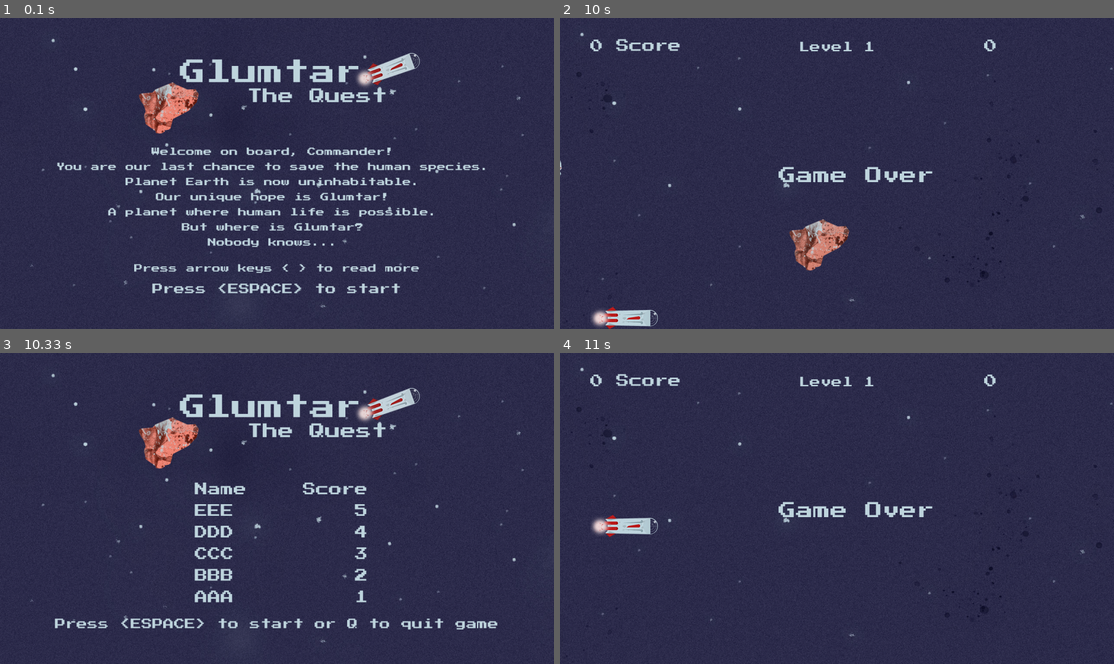
Above: before the commit, frames 1-4 (two rows, left to right).
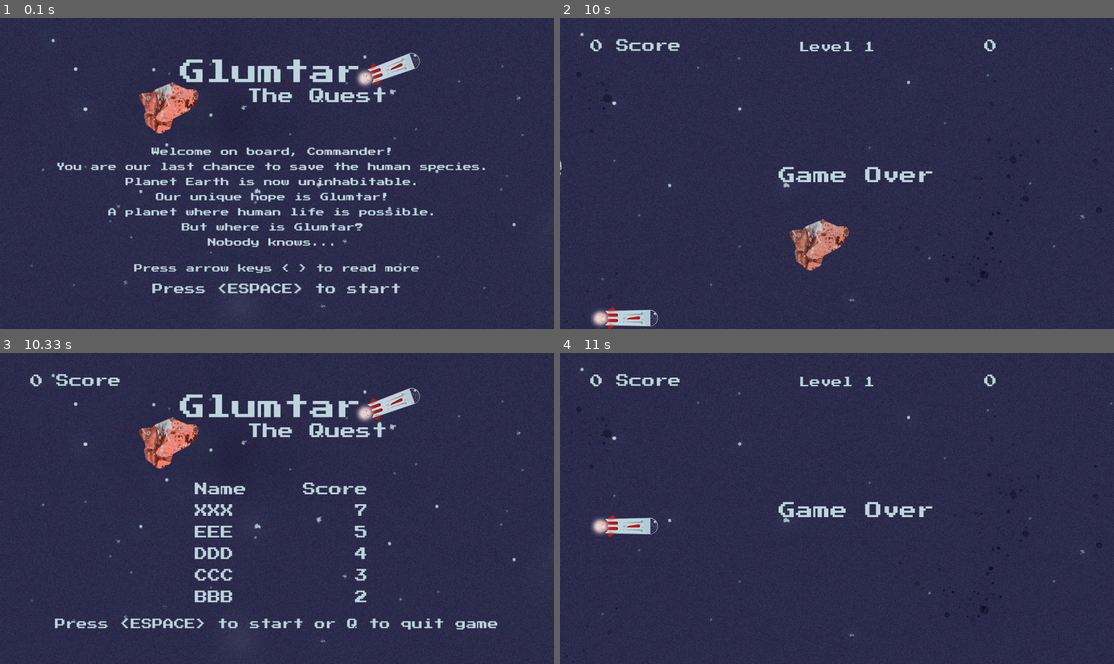
Above: after the commit, the same moments.

Repository: AdrianFSN/proyecto-final-pygame-quest
Game: pygame game, started from main.py
Same seed, same stepped clock (60 frames per second), same inputs: the game is played once before the commit and once after it.
Inputs:
- Up to frame 1 (0.1 s): no input
- Up to frame 2 (10 s): tap Space at 0.33 s; hold Down 0.67-1.13 s; hold Up 1.17-1.53 s; hold Down 1.57-1.93 s; hold Up 1.97-2.27 s; hold Down 2.3-2.6 s; hold Up 2.63-3 s; hold Down 3.03-3.4 s; hold Up 3.43-3.73 s; hold Down 3.77-4.07 s; hold Up 4.1-4.47 s; hold Down 4.5-4.87 s; hold Up 4.9-5.2 s; hold Down 5.23-5.53 s; hold Up 5.57-5.93 s; hold Down 5.97-6.33 s; hold Up 6.37-6.67 s; hold Down 6.7-7 s; hold Up 7.03-7.4 s; hold Down 7.43-7.8 s; hold Up 7.83-8.13 s; hold Down 8.17-8.47 s; hold Up 8.5-8.87 s; hold Down 8.9-9.27 s; hold Up 9.3-9.6 s; hold Down 9.63-9.93 s; hold Up from 9.97 s (still down)
- Up to frame 3 (10.33 s): keep holding Up
- Up to frame 4 (11 s): release Up at 10.33 s; tap Space at 10.37, 10.7 s

Frames 1-2 are identical in both runs. In frame 3, 1.1% of the frame differs, in the area x 5-67%, y 6-81%; in frame 4, nothing differs.

Commit message:
fix: modifico mi SELECT para traerme solo los 5 primeros records

Diff:
--- a/glumtar/bestscores.py
+++ b/glumtar/bestscores.py
@@ -8,10 +8,11 @@
 
 
 class BestPlayers:
-    # font_size_correction = FONT_SIZE - 10
+    MAX_RECORDS_IN_LIST = 4
 
-    def __init__(self, screen):
+    def __init__(self, screen, scoreboard):
         self.screen = screen
+        self.score_board = scoreboard
         self.kill_game = False
         self.db_file_path = os.path.join(
             'glumtar', 'data', 'best_players.db')
@@ -45,9 +46,12 @@
 
         self.exit = False
         self.pointer = 0
+        self.new_name = 'TTT'
+        self.new_record = 0
 
     def mainLoop(self):
         self.get_best_scores()
+        print(f'Self best players es {self.best_players}')
         self.renderize_best_scores(self.screen)
 
         while not self.exit:
@@ -63,8 +67,12 @@
             self.screen.fill(SPACE_CADET)
             self.screen.blit(self.bg_front, (self.bg_front_X, self.bg_front_Y))
             self.screen.blit(self.logo, (self.logo_X, self.logo_Y))
+            self.score_board.show_scoreboard(self.screen)
+            self.new_record = self.score_board.scoreboard_value
+            print(f'self new record es {self.new_record}')
             self.draw_ranking()
             self.add_user_choice_message()
+            self.confirm_new_record()
 
             pygame.display.flip()
 
@@ -72,7 +80,7 @@
 
     def get_best_scores(self):
         self.db = DBManager(self.db_file_path)
-        self.sql = 'SELECT Name, Score FROM glumtar_best_players ORDER BY Score DESC;'
+        self.sql = 'SELECT Name, Score FROM glumtar_best_players ORDER BY Score DESC LIMIT 5;'
         self.best_players = self.db.consultSQL(self.sql)
 
     def renderize_best_scores(self, screen):
@@ -123,6 +131,21 @@
                 data_index += 1
                 rows_y += cell_height
 
+    def confirm_new_record(self):
+        confirmation_list = []
+        pointer = 0
+        if pointer < self.MAX_RECORDS_IN_LIST:
+            for scores in self.best_players:
+                registered_scores = self.best_players[pointer].get('Score')
+                confirmation_list.append(registered_scores)
+                pointer += 1
+        print(f'registered scores es {registered_scores}')
+        print(f'confirmation list es {confirmation_list}')
+
+    def insert_new_record(self):
+        self.db = DBManager(self.db_file_path)
+        self.sql = f"INSERT INTO glumtar_best_players (Name, Score) VALUES ('{self.new_name}', {self.new_record});"
+
     def draw_ranking(self):
         for rendered_text, text_rect in self.table_container.items():
             self.screen.blit(rendered_text, (text_rect.x, text_rect.y))
--- a/glumtar/data/db_manager.py
+++ b/glumtar/data/db_manager.py
@@ -43,3 +43,32 @@
 
         # 6. Devolver los resultados
         return self.recorded_best_scores
+
+    def insertSQL(self, insert):
+        # 1. Conectar a la base de datos
+        connection = sqlite3.connect(self.db_route)
+
+        # 2. Abrir cursor
+        cursor = connection.cursor()
+
+        # 3. Ejecutar la consulta
+        cursor.execute(insert)
+
+        # 4. Tratar los datos
+        # 4.1 Obtener los datos
+        # Da una lista. Hay un fetchone también.
+       # inserted_record = cursor.fetchone()
+
+        # 4.2 Los guardo localmente
+        # self.recorded_best_scores = []  # Creo que aquí debería hacer un append?
+
+        # Esto me va a dar una tupla con los nombres de la columna de la base de datos.
+        # for column in cursor.description:
+        #    self.column_names.append(column[0])
+
+        # 5. Cerrar la conexión
+        connection.commit()
+        connection.close()
+
+        # 6. Devolver los resultados
+        return  # éxito o no éxito
--- a/glumtar/game.py
+++ b/glumtar/game.py
@@ -23,10 +23,10 @@
 
         self.kill_game = False
         self.front_page = FrontPage(self.screen)
-        self.records_page = BestPlayers(
-            self.screen)
         self.score_board = Scoreboard(self.screen)
         self.lives_counter = LivesCounter(LIVES)
+        self.records_page = BestPlayers(
+            self.screen, self.score_board)
         self.available_play_levels = 3
         self.play_scenes = []
         self.play_pointer = 0
@@ -38,12 +38,7 @@
         while not exit:
             self.clock.tick(FPS)
             self.screen.fill(SPACE_CADET)
-            """ for event in pygame.event.get():
-                if event.type == pygame.QUIT or (event.type == pygame.KEYUP and event.key == pygame.K_ESCAPE):
-                    print("He pasado por el quit key de game")
-                    exit = True
-                    print(f'Exit está en {exit}')
-                    # break """
+
             if self.set_a_match:
                 self.set_up_play()
 
--- a/glumtar/playlevel.py
+++ b/glumtar/playlevel.py
@@ -97,10 +97,6 @@
                 # self.stop_bg_scroll = True
                 # print(f'Este esl scroll stop {self.stop_bg_scroll}')
                 self.exit = True
-                """ elif self.end_game:
-                    self.stop_bg_scroll = True
-                    print(
-                        f'Este esl scroll stop desde end game {self.stop_bg_scroll}') """
 
             self.scoreboard.show_scoreboard(self.screen)
             self.lives_counter.show_lives(self.screen)
Binary file changed: glumtar/data/best_players.db
